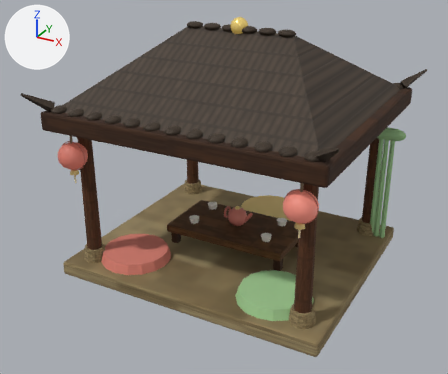
A saved change to the glTF model public/models/teaceremony.glb.
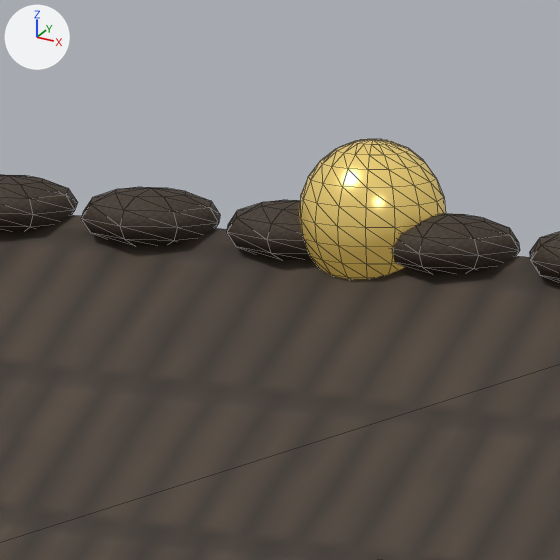
The first picture shows the older version from a 50 mm camera at (4.51, -8.69, 5.63) aimed at (-0.07, -0.36, 1.46). The close-ups show the older and then the newer version on the part from 43% to 59% of the width and 0% to 18% of the height of that picture. Only the edits that show in the close-ups are written down. Arrows for +X, +Y and +Z are at upper left; the lights stay in place. The close-ups show mesh edges as thin lines. Where no turn or scale is listed for an object, it has been applied to the vertices.

In view in the first close-up: 'finial', 'roof', 'roof_ridge0', 'roof_ridge1', 'roof_ridge2', 'roof_ridge3', 'roof_ridge4'.
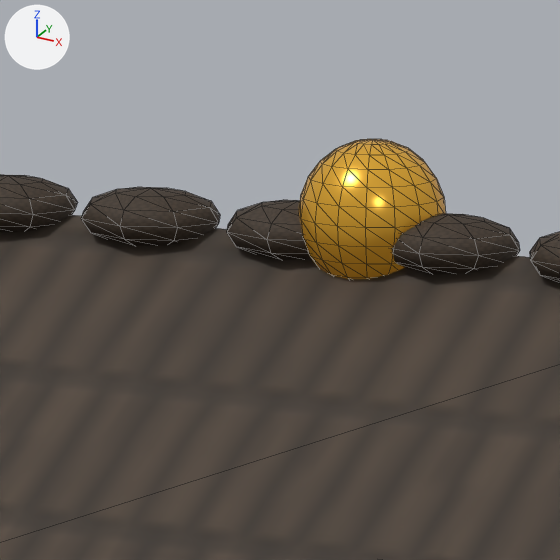
Where the change shows, as pixel boxes (x1, y1, x2, y2) in the close-ups (560 x 560 px):
'finial', recoloured (yellow to orange)
    both: (298, 139, 446, 279)

The change, as a list of edits to the scene's bpy script:
```text
Change mat_gold_bright:
    mat_gold_bright.base_color: (0.91, 0.698, 0.227) -> (0.807, 0.445, 0.0423)  # yellow #f5da83 -> orange #e8b23a
    mat_gold_bright.emission_color: (0.162, 0.106, 0.0188) -> (0.0762, 0.0307, 0.00155)  # brown #705c25 -> brown #4e3105
```
